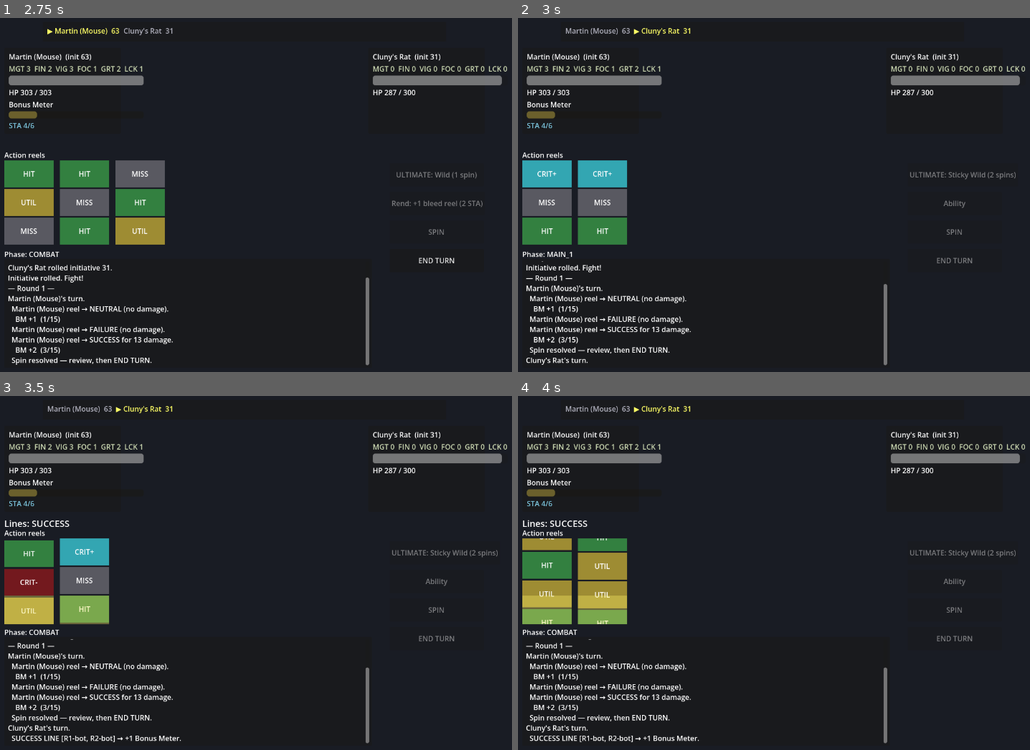
Above: before the commit, frames 1-4 (two rows, left to right).
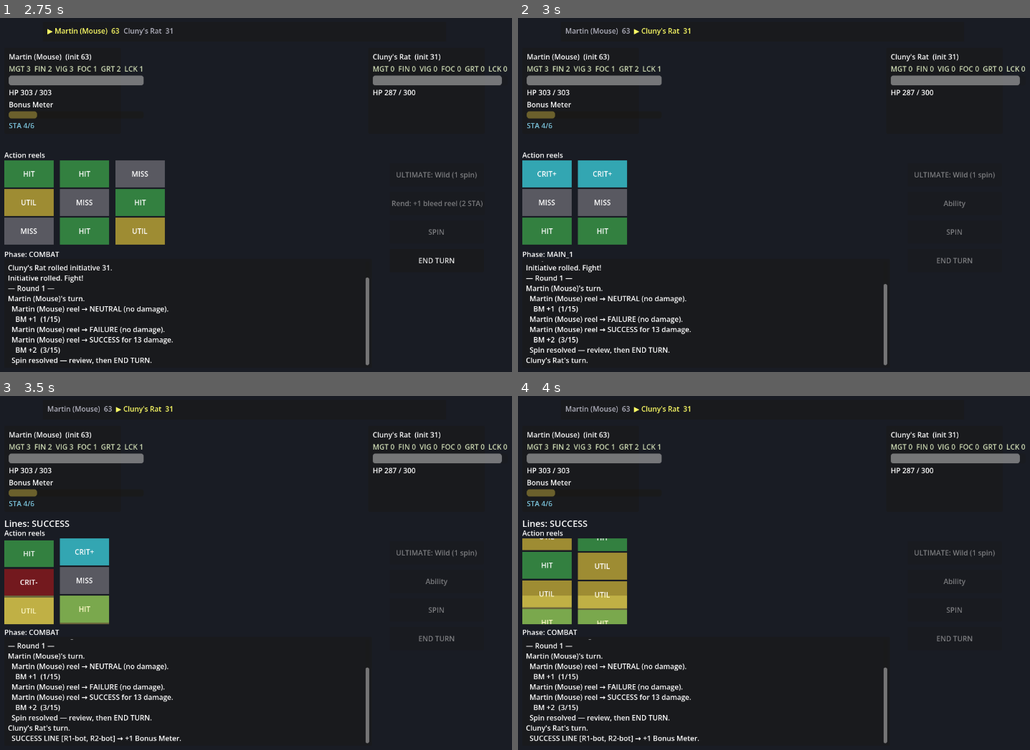
Above: after the commit, the same moments.

Repository: djkipyaboy/bunnies
Game: Godot game, scene res://combat/combat.tscn
Two runs of this game, one before a commit and one after it. Both use one fixed random seed, a clock stepped at 60 frames per second and the inputs below.
Inputs:
- Up to frame 1 (2.75 s): click "SPIN" at 0.5 s
- Up to frame 2 (3 s): click "END TURN" at 2.75 s
- Up to frame 3 (3.5 s): no input
- Up to frame 4 (4 s): no input

Frame 1 is identical in both runs. In frame 2, 0.2% of the frame differs, in the area x 76-98%, y 43-46%; in frame 3, 0.2%; in frame 4, 0.2%.

Commit message:
fix(class): PC-based button labels, clear ARMED on consume, Heft 3 conversions (remove crit-fail)
- Ability/Ultimate buttons label from the PC, not the current attacker (enemy turn no
  longer shows Cluny's Sticky Wild).
- Meter caption clears 'ARMED!' on meter_changed when value < cap (was stuck after firing).
- Heft now converts 3 misses/reel (both failures + crit-failure) -> no miss faces remain;
  RAMPAGE_CONVERSIONS matched to 3. 29 suites green.

Diff:
--- a/combat/combat.gd
+++ b/combat/combat.gd
@@ -364,8 +364,10 @@
 	_log("%s's turn." % c.display_name)
 	c.begin_turn()
 	_plan = MainPhasePlan.new(c, 2, 5, 2)  # [ASSUMPTION] ability cost 2, reel cap 5; sticky-wild 2 spins
-	_splice_button.text = _ability_label(c.ability_id)    # the generic base-ability button, per class
-	_ultimate_button.text = _ultimate_label(c.ultimate_id)  # per-class Ultimate label
+	# The ability/Ultimate buttons are the PLAYER's controls — always label them from the PC, never the
+	# current attacker (else the enemy's turn shows the enemy's Ultimate, e.g. Cluny's "Sticky Wild").
+	_splice_button.text = _ability_label(_pc.ability_id)
+	_ultimate_button.text = _ultimate_label(_pc.ultimate_id)
 	_phase_manager.start_turn()  # runs Upkeep → Main 1, pauses for Main-1 actions
 	_end_turn_button.disabled = true
 	var is_stunned: bool = c.evaluate_stun(STUN_THRESHOLD)
--- a/combat/combatant.gd
+++ b/combat/combatant.gd
@@ -244,7 +244,7 @@
 ## DEEP copy of each reel so the underlying weapon is never mutated (begin_turn's duplicate is shallow,
 ## so the ActionReel/ReelFace objects are shared with the weapon). Returns false (no change) if
 ## unaffordable.
-func apply_heft(cost: int, conversions: int = 2) -> bool:
+func apply_heft(cost: int, conversions: int = 3) -> bool:
 	if resource_pool == null or not resource_pool.spend({&"stamina": cost}):
 		return false
 	_heft_turn_reels(conversions)
--- a/combat/main_phase_plan.gd
+++ b/combat/main_phase_plan.gd
@@ -9,7 +9,8 @@
 ## The base ability is read from [member Combatant.ability_id]:
 ##   • &"flurry" — splice +1 own-type reel (a normal extra swing). Skirmisher.
 ##   • &"rend"   — splice +1 own-type REND reel (no direct damage; applies BLEED on a hit). Warrior.
-##   • &"heft"   — edit this turn's reels (one FAILURE→SUCCESS each). Vanguard. Does not add a reel.
+##   • &"heft"   — edit this turn's reels (both failures + crit-failure → SUCCESS, i.e. all misses
+##                 removed). Vanguard. Does not add a reel.
 
 var combatant: Combatant
 var ability_id: StringName
@@ -18,8 +19,9 @@
 var reel_cap: int
 var wild_spins: int
 
-## How many miss→hit conversions the Vanguard Rampage Ultimate applies per reel (matches Heft).
-const RAMPAGE_CONVERSIONS: int = 2
+## How many miss→hit conversions the Vanguard Rampage Ultimate applies per reel (matches Heft:
+## 2 failures + the crit-failure → all misses removed on each reel).
+const RAMPAGE_CONVERSIONS: int = 3
 ## Rampage is a single-turn Ultimate (AoE for the fired spin only).
 const RAMPAGE_SPINS: int = 1
 ## Crit-bias WILD spin counts, separated per class (spec 2026-06-21 iteration 2):
--- a/combat/ui/combatant_panel.gd
+++ b/combat/ui/combatant_panel.gd
@@ -163,6 +163,8 @@
 
 func _on_meter_changed(value: int, cap: int) -> void:
 	_meter_bar.value = value
+	# Keep the caption in sync both ways — consuming the meter (value < cap) must clear "ARMED!".
+	_meter_caption.text = "Bonus Meter — ARMED!" if value >= cap else "Bonus Meter"
 
 func _on_meter_armed() -> void:
 	_meter_caption.text = "Bonus Meter — ARMED!"
--- a/tests/test_heft.gd
+++ b/tests/test_heft.gd
@@ -25,15 +25,18 @@
 	c.resource_pool = ResourcePool.new(); c.resource_pool.stamina = 3; c.resource_pool.max_stamina = 5
 
 	var fail_before: int = _count(w.reels[0], ReelFace.ResultTier.FAILURE)
+	var critfail_before: int = _count(w.reels[0], ReelFace.ResultTier.CRIT_FAILURE)
 	var succ_before: int = _count(w.reels[0], ReelFace.ResultTier.SUCCESS)
+	var misses_before: int = fail_before + critfail_before  # default reel: 2 + 1 = 3
 
 	c.begin_turn()
-	var ok: bool = c.apply_heft(2)   # default 2 conversions per reel
+	var ok: bool = c.apply_heft(2)   # default 3 conversions per reel: both failures + the crit-failure
 	_check(ok, "apply_heft succeeded with 3 stamina")
 	_check(c.resource_pool.stamina == 1, "spent 2 stamina -> 1 left (got %d)" % c.resource_pool.stamina)
-	_check(_count(c.turn_reels[0], ReelFace.ResultTier.FAILURE) == fail_before - 2, "turn reel 0: TWO fewer FAILUREs (got %d, want %d)" % [_count(c.turn_reels[0], ReelFace.ResultTier.FAILURE), fail_before - 2])
-	_check(_count(c.turn_reels[0], ReelFace.ResultTier.SUCCESS) == succ_before + 2, "turn reel 0: TWO more SUCCESS")
-	_check(_count(c.turn_reels[1], ReelFace.ResultTier.SUCCESS) == succ_before + 2, "turn reel 1 also hefted (+2)")
+	_check(_count(c.turn_reels[0], ReelFace.ResultTier.FAILURE) == 0, "turn reel 0: all FAILUREs removed (got %d)" % _count(c.turn_reels[0], ReelFace.ResultTier.FAILURE))
+	_check(_count(c.turn_reels[0], ReelFace.ResultTier.CRIT_FAILURE) == 0, "turn reel 0: crit-failure removed (got %d)" % _count(c.turn_reels[0], ReelFace.ResultTier.CRIT_FAILURE))
+	_check(_count(c.turn_reels[0], ReelFace.ResultTier.SUCCESS) == succ_before + misses_before, "turn reel 0: +%d SUCCESS (got %d)" % [misses_before, _count(c.turn_reels[0], ReelFace.ResultTier.SUCCESS)])
+	_check(_count(c.turn_reels[1], ReelFace.ResultTier.SUCCESS) == succ_before + misses_before, "turn reel 1 also fully hefted")
 	# Weapon untouched (deep-copy guard).
 	_check(_count(w.reels[0], ReelFace.ResultTier.FAILURE) == fail_before, "WEAPON reel 0 FAILURE unchanged (got %d, want %d)" % [_count(w.reels[0], ReelFace.ResultTier.FAILURE), fail_before])
 
Not shown, changed: docs/superpowers/DECISIONS-LOG.md
